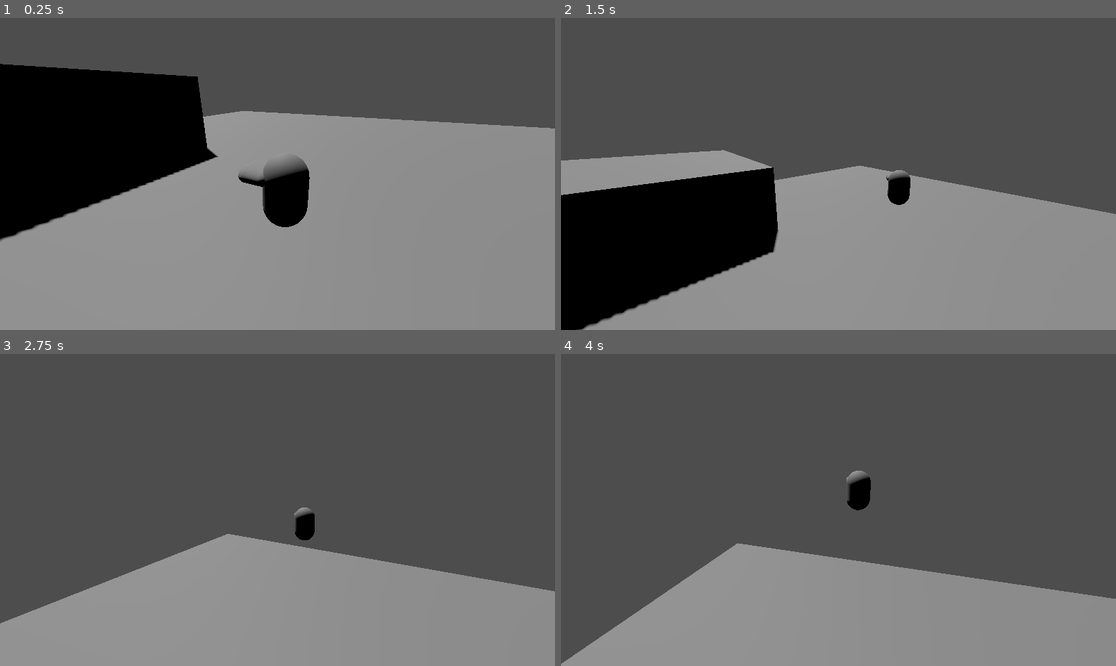
Above: before the commit, frames 1-4 (two rows, left to right).
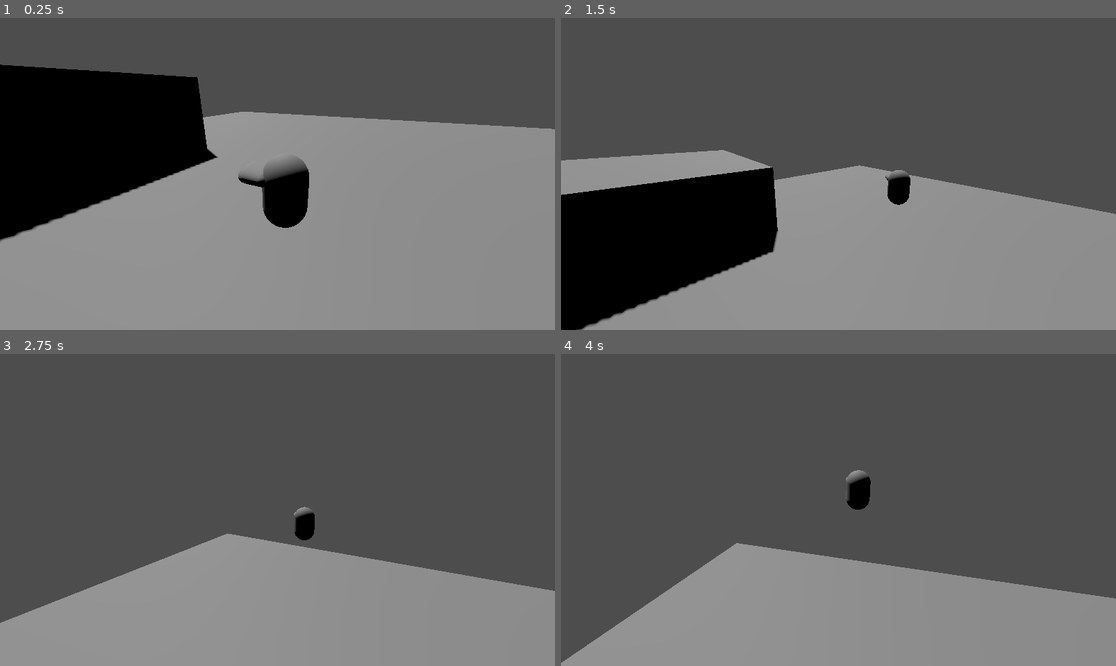
Above: after the commit, the same moments.

Repository: stinkykittens/bad-oinks-3d
Game: Godot game, scene res://maps/test_map.tscn
The game is run twice, just before and just after one commit, with the same random seed, the same clock (stepped at 60 frames per second) and the same inputs. The project has no main scene, so this scene is started directly.
Inputs (mouse positions are in pixels of both pictures, inside the frame that each line leads up to):
- Up to frame 1 (0.25 s): no input
- Up to frame 2 (1.5 s): move the mouse to (866, 174) at 0.52 s; hold W (move_up) from 0.53 s (still down); tap Shift (dash) at 0.6 s; tap Space (jump) at 0.77, 1.07 s; tap E (lay_egg) at 0.8, 1.35 s; move the mouse to (810, 174) at 1.27 s
- Up to frame 3 (2.75 s): keep holding W (move_up); tap Space (jump) at 1.52, 1.55, 1.82 s; move the mouse to (288, 503) at 2.02 s; hold Space (jump) from 2.03 s (still down); tap Shift (dash) at 2.3 s
- Up to frame 4 (4 s): keep holding W (move_up); move the mouse to (832, 516) at 2.77 s; release Space (jump) at 2.78 s; tap Shift (dash) at 2.85 s; tap Space (jump) at 3.02, 3.32 s; tap E (lay_egg) at 3.05, 3.6 s; move the mouse to (877, 513) at 3.52 s; hold Space (jump) from 3.53 s (still down)

The runs differ from the first frame. In frame 1, 0.5% of the frame differs, in the area x 0-100%, y 14-71%; in frame 2, 0.1%; in frame 3, 0.1%; in frame 4, 0.2%.

Commit message:
add damage area and attackable nodes also make the dash do attacks

Diff:
--- /dev/null
+++ b/character/enemies/enemy.gd
@@ -0,0 +1,33 @@
+extends CharacterBody3D
+
+@export var health := 1
+@export var knockback_resistance := 1
+@export var gravity := 1.0
+@export var friction := 3.0
+
+var attackable: Attackable
+
+
+func _ready() -> void:
+	if has_meta(Attackable.ATTACKABLE_META):
+		attackable = get_meta(Attackable.ATTACKABLE_META)
+		attackable.attacked.connect(_on_attacked)
+
+
+func _physics_process(delta: float) -> void:
+	velocity.x = lerpf(velocity.x, 0, friction * delta)
+	velocity.z = lerpf(velocity.z, 0, friction * delta)
+	velocity.y -= ProjectSettings.get_setting("physics/3d/default_gravity") * gravity * delta
+	move_and_slide()
+
+
+func die() -> void:
+	queue_free()
+
+
+func _on_attacked(damage: int, knockback: Vector3) -> void:
+	health -= damage
+	print(knockback)
+	velocity += knockback / knockback_resistance
+	if health <= 0:
+		die()
--- a/character/player/player.gd
+++ b/character/player/player.gd
@@ -3,7 +3,7 @@
 
 const EGG_SCENE = preload("uid://d3woe0uy4fv75")
 
-enum States {
+enum State {
 	Idle,
 	Run,
 	Jump,
@@ -12,6 +12,8 @@
 	LayEgg,
 	EggAction
 }
+
+signal state_changed(to: State)
 
 @export_category("Movement")
 @export var move_deadzone := 0.25
@@ -48,7 +50,16 @@
 @export var lay_egg_rotaion_speed := 16.0
 @export var egg_action_rotaion_speed := 32.0
 
-var state: States
+@onready var dash_attack_area: AttackArea = $DashAttackArea
+
+var previous_state: State
+var state: State:
+	set(v):
+		if v == state:
+			return
+		previous_state = state
+		state = v
+		state_changed.emit(v)
 
 var _target_rotation: float
 var _dash_time: float
@@ -61,7 +72,8 @@
 
 
 func _ready() -> void:
-	state = States.Idle
+	state = State.Idle
+	state_changed.connect(_on_state_changed)
 
 
 func _physics_process(delta: float) -> void:
@@ -73,38 +85,38 @@
 	var camera := get_tree().root.get_camera_3d()
 	var input_direction := Vector3(input.x, 0, input.y).rotated(Vector3.UP, camera.global_rotation.y)
 
-	if is_on_floor() and (state == States.Fall or state == States.Jump):
+	if is_on_floor() and (state == State.Fall or state == State.Jump):
 		# Ground entered
-		state = States.Idle
-
-	if not is_on_floor() and (state == States.Idle or state == States.Run):
+		state = State.Idle
+
+	if not is_on_floor() and (state == State.Idle or state == State.Run):
 		# Ground exited
-		state = States.Fall
-
-	if state == States.Idle:
+		state = State.Fall
+
+	if state == State.Idle:
 		velocity.x = lerpf(velocity.x, 0, idle_friction * delta)
 		velocity.z = lerpf(velocity.z, 0, idle_friction * delta)
 		velocity.y = -1
 		if input_scale > move_deadzone:
-			state = States.Run
-
-	if state == States.Run:
+			state = State.Run
+
+	if state == State.Run:
 		velocity += input_direction * run_acceleration * delta
 		velocity.x = lerpf(velocity.x, 0, run_friction * delta)
 		velocity.z = lerpf(velocity.z, 0, run_friction * delta)
 		velocity.y = -1
 		if input_scale < move_deadzone:
-			state = States.Idle
+			state = State.Idle
 		else:
 			_target_rotation = camera.global_rotation.y + input.angle_to(Vector2.UP)
 
-	if state == States.Fall:
+	if state == State.Fall:
 		velocity += input_direction * air_acceleration * delta
 		velocity.x = lerpf(velocity.x, 0, air_friction * delta)
 		velocity.z = lerpf(velocity.z, 0, air_friction * delta)
 		velocity.y -= ProjectSettings.get_setting("physics/3d/default_gravity") * gravity_scale * delta
 
-	if state == States.Jump:
+	if state == State.Jump:
 		velocity += input_direction * air_acceleration * delta
 		velocity.x = lerpf(velocity.x, 0, air_friction * delta)
 		velocity.z = lerpf(velocity.z, 0, air_friction * delta)
@@ -115,14 +127,14 @@
 		if not Input.is_action_pressed("jump"):
 			velocity.y = move_toward(velocity.y, 0, jump_cancel_strenght * delta)
 		if velocity.y <= 0:
-			state = States.Fall
-
-	if state == States.Dash:
+			state = State.Fall
+
+	if state == State.Dash:
 		_dash_time += delta
 		var magnitute = dash_curve.sample(_dash_time / dash_duration)
 		velocity = magnitute * Vector3.FORWARD.rotated(Vector3.UP, _target_rotation) * dash_speed
 		if _dash_time > dash_duration:
-			state = States.Fall
+			state = State.Fall
 			_dash_time = 0
 	else:
 		if _dash_time <= dash_reload_time:
@@ -130,7 +142,7 @@
 		if _used_dash and is_on_floor():
 			_used_dash = false
 
-	if state == States.LayEgg:
+	if state == State.LayEgg:
 		velocity.y = -1
 		velocity.x = lerpf(velocity.x, 0, lay_egg_friction * delta)
 		velocity.z = lerpf(velocity.z, 0, lay_egg_friction * delta)
@@ -145,7 +157,7 @@
 			if is_on_floor():
 				_egg.process_mode = Node.PROCESS_MODE_DISABLED
 				_is_holding_egg = true
-				state = States.Idle
+				state = State.Idle
 			else:
 				_egg_jump()
 	else:
@@ -154,25 +166,25 @@
 		if _layed_egg and is_on_floor():
 			_layed_egg = false
 
-	if state == States.EggAction:
+	if state == State.EggAction:
 		_egg_action_time += delta
 		velocity.x = lerpf(velocity.x, 0, egg_action_friction * delta)
 		velocity.z = lerpf(velocity.z, 0, egg_action_friction * delta)
 		velocity.y = max(velocity.y, 0)
 		if _egg_action_time > egg_action_duration:
 			if is_on_floor():
-				state = States.Idle
+				state = State.Idle
 			else:
-				state = States.Fall
+				state = State.Fall
 
 	_smooth_rotation(delta)
 
 	if _can_jump() and Input.is_action_just_pressed("jump"):
 		velocity.y = jump_strenght
-		state = States.Jump
+		state = State.Jump
 
 	if _can_dash() and Input.is_action_just_pressed("dash"):
-		state = States.Dash
+		state = State.Dash
 		_dash_time = 0
 		if input_scale > move_deadzone:
 			_target_rotation = camera.global_rotation.y + input.angle_to(Vector2.UP)
@@ -180,7 +192,7 @@
 			_used_dash = true
 
 	if _can_lay_egg() and Input.is_action_just_pressed("lay_egg"):
-		state = States.LayEgg
+		state = State.LayEgg
 		_egg_time = 0
 		_layed_egg = true
 
@@ -191,7 +203,7 @@
 			_egg.velocity = egg_throw_velocity.x * Vector3.FORWARD.rotated(Vector3.UP, _target_rotation) * dash_speed
 			_egg.velocity.y = egg_throw_velocity.y
 			_is_holding_egg = false
-			state = States.EggAction
+			state = State.EggAction
 			_egg_action_time = 0
 			if input_scale > move_deadzone:
 				_target_rotation = camera.global_rotation.y + input.angle_to(Vector2.UP)
@@ -206,38 +218,42 @@
 func _smooth_rotation(delta: float) -> void:
 	var speed: float
 	match state:
-		States.Idle, States.Run:
+		State.Idle, State.Run:
 			speed = ground_rotaion_speed
-		States.Jump, States.Fall:
+		State.Jump, State.Fall:
 			speed = air_rotaion_speed
-		States.Dash:
+		State.Dash:
 			speed = dash_rotaion_speed
-		States.LayEgg:
+		State.LayEgg:
 			speed = lay_egg_rotaion_speed
-		States.EggAction:
+		State.EggAction:
 			speed = egg_action_rotaion_speed
 
 	rotation.y = lerp_angle(rotation.y, _target_rotation, delta * speed)
 
 
 func _can_jump() -> bool:
-	return state != States.LayEgg and is_on_floor()
+	return state != State.LayEgg and is_on_floor()
 
 
 func _can_dash() -> bool:
-	return not _is_holding_egg and not _used_dash and _dash_time > dash_reload_time and state != States.LayEgg
+	return not _is_holding_egg and not _used_dash and _dash_time > dash_reload_time and state != State.LayEgg
 
 
 func _can_lay_egg() -> bool:
-	return not _layed_egg and state != States.EggAction and not _is_holding_egg and _egg_time > egg_reload_time and state != States.Dash
+	return not _layed_egg and state != State.EggAction and not _is_holding_egg and _egg_time > egg_reload_time and state != State.Dash
 
 
 func _egg_jump() -> void:
 	_egg.velocity.y = layed_egg_velocity
-	state = States.EggAction
+	state = State.EggAction
 	_used_dash = false
 	_egg_action_time = 0
 	if is_on_floor():
 		velocity.y = egg_jump_strenght
 	else:
 		velocity.y = egg_air_jump_strenght
+
+
+func _on_state_changed(to: State) -> void:
+	dash_attack_area.active = to == State.Dash
--- a/character/player/player.tscn
+++ b/character/player/player.tscn
@@ -5,6 +5,7 @@
 [ext_resource type="PackedScene" uid="uid://bvp16cla6ec4w" path="res://camera/camera_controller.tscn" id="2_gtsfv"]
 [ext_resource type="Script" uid="uid://jf1v4cx4p13j" path="res://character/player/target_pivot.gd" id="4_wu8e1"]
 [ext_resource type="Script" uid="uid://bioyf77yyov5u" path="res://visuals/drop_shadow.gd" id="5_g20gq"]
+[ext_resource type="Script" uid="uid://30tsltosd6xg" path="res://component/attack_area.gd" id="6_eu8pa"]
 
 [sub_resource type="Curve" id="Curve_gtsfv"]
 _data = [Vector2(0, 0), 0.0, 0.0, 0, 0, Vector2(0.38540745, 1), 0.0, 0.0, 0, 0, Vector2(0.5645799, 1), 0.0, 0.0, 0, 0, Vector2(1, 0.56125945), -0.5879268, 0.0, 0, 0]
@@ -17,6 +18,9 @@
 [sub_resource type="CapsuleShape3D" id="CapsuleShape3D_y0s34"]
 radius = 0.31103516
 height = 0.95517576
+
+[sub_resource type="SphereShape3D" id="SphereShape3D_noxpy"]
+radius = 0.40834618
 
 [node name="Player" type="CharacterBody3D" unique_id=153297718]
 collision_layer = 4
@@ -92,3 +96,12 @@
 always_visible = true
 decal_size = 0.6
 metadata/_custom_type_script = "uid://bioyf77yyov5u"
+
+[node name="DashAttackArea" type="Area3D" parent="." unique_id=57968844]
+transform = Transform3D(1, 0, 0, 0, 1, 0, 0, 0, 1, 0, 0.51587635, 0.015260756)
+script = ExtResource("6_eu8pa")
+knockback = 12.0
+
+[node name="CollisionShape3D" type="CollisionShape3D" parent="DashAttackArea" unique_id=457082001]
+transform = Transform3D(1, 0, 0, 0, 1, 0, 0, 0, 1, 0, 0, -0.3160677)
+shape = SubResource("SphereShape3D_noxpy")
--- a/character/player/target_pivot.gd
+++ b/character/player/target_pivot.gd
@@ -11,7 +11,7 @@
 
 
 func _process(delta: float) -> void:
-	if not player.state == Player.States.Dash:
+	if not player.state == Player.State.Dash:
 		position.x = player.global_position.x + player.velocity.x * velocity_influence_xz
 		position.z = player.global_position.z + player.velocity.z * velocity_influence_xz
 	position.y = player.global_position.y + player.velocity.y * velocity_influence_y
--- /dev/null
+++ b/component/attack_area.gd
@@ -0,0 +1,18 @@
+class_name AttackArea
+extends Area3D
+
+@export var active := true
+@export var damage := 1
+@export var knockback := 6.0
+
+
+func _physics_process(delta: float) -> void:
+	if not active:
+		return
+
+	for body in get_overlapping_bodies():
+		if body.has_meta(Attackable.ATTACKABLE_META):
+			var attackable := body.get_meta(Attackable.ATTACKABLE_META) as Attackable
+			if not attackable.is_invinvible():
+				var knockback_direction = global_position.direction_to(attackable.global_position)
+				attackable.hit(damage, knockback_direction * knockback)
--- /dev/null
+++ b/component/attackable.gd
@@ -0,0 +1,28 @@
+class_name Attackable
+extends Node3D
+
+const ATTACKABLE_META = "attackable"
+
+signal attacked(damage: int, knockback: Vector3)
+signal invincibility_changed(invincible: bool)
+
+@export var invincibility_time := 0.3
+
+var _invincible_timer: Timer
+
+func _ready() -> void:
+	get_parent().set_meta(ATTACKABLE_META, self)
+	_invincible_timer = Timer.new()
+	_invincible_timer.one_shot = true
+	_invincible_timer.wait_time = invincibility_time
+	_invincible_timer.timeout.connect(invincibility_changed.emit.bind(false))
+	add_child(_invincible_timer)
+
+func hit(damage: int, knockback: Vector3) -> void:
+	attacked.emit(damage, knockback)
+	invincibility_changed.emit(true)
+	_invincible_timer.start()
+
+
+func is_invinvible() -> bool:
+	return not _invincible_timer.is_stopped()
--- a/maps/test_map.tscn
+++ b/maps/test_map.tscn
@@ -2,8 +2,12 @@
 
 [ext_resource type="PackedScene" uid="uid://0w3gmrmdecqn" path="res://character/player/player.tscn" id="1_6slyc"]
 [ext_resource type="Script" uid="uid://dy051qol674nr" path="res://camera/camera_target.gd" id="2_b71ab"]
+[ext_resource type="Script" uid="uid://fdo5qecema3n" path="res://character/enemies/enemy.gd" id="2_pwco0"]
+[ext_resource type="Script" uid="uid://c18wi4iyil52p" path="res://component/attackable.gd" id="4_42yok"]
 
 [sub_resource type="SphereMesh" id="SphereMesh_b71ab"]
+
+[sub_resource type="SphereShape3D" id="SphereShape3D_42yok"]
 
 [node name="TestMap" type="Node3D" unique_id=425170494]
 
@@ -38,11 +42,22 @@
 [node name="Player" parent="." unique_id=153297718 instance=ExtResource("1_6slyc")]
 transform = Transform3D(1, 0, 0, 0, 1, 0, 0, 0, 1, 3.6947079, 0.5000005, -2.2088194)
 
-[node name="MeshInstance3D" type="MeshInstance3D" parent="." unique_id=1098094204]
-transform = Transform3D(1, 0, 0, 0, 1, 0, 0, 0, 1, -3.0104294, 5.0681906, -9.069395)
+[node name="CharacterBody3D" type="CharacterBody3D" parent="." unique_id=1168560279]
+transform = Transform3D(1, 0, 0, 0, 1, 0, 0, 0, 1, -3, 6, -9)
+script = ExtResource("2_pwco0")
+health = 3
+
+[node name="MeshInstance3D" type="MeshInstance3D" parent="CharacterBody3D" unique_id=1098094204]
 mesh = SubResource("SphereMesh_b71ab")
 
-[node name="CameraTarget" type="Node3D" parent="MeshInstance3D" unique_id=575704390]
+[node name="CameraTarget" type="Node3D" parent="CharacterBody3D/MeshInstance3D" unique_id=575704390]
 script = ExtResource("2_b71ab")
 _start_active = true
 metadata/_custom_type_script = "uid://dy051qol674nr"
+
+[node name="CollisionShape3D" type="CollisionShape3D" parent="CharacterBody3D" unique_id=1119598800]
+shape = SubResource("SphereShape3D_42yok")
+
+[node name="Attackable" type="Node3D" parent="CharacterBody3D" unique_id=2067908926]
+script = ExtResource("4_42yok")
+metadata/_custom_type_script = "uid://c18wi4iyil52p"
Not shown, added: character/enemies/enemy.gd.uid
Not shown, added: component/attack_area.gd.uid
Not shown, added: component/attackable.gd.uid
